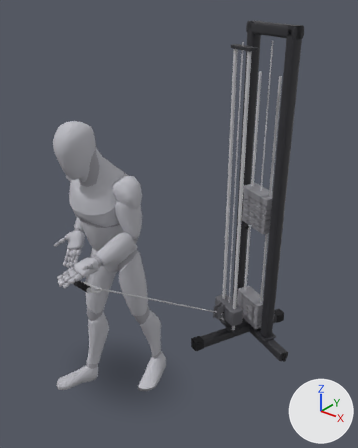
The glTF model app/src/main/assets/mannequins/bayesian_cable_curl.glb, before and after one commit.
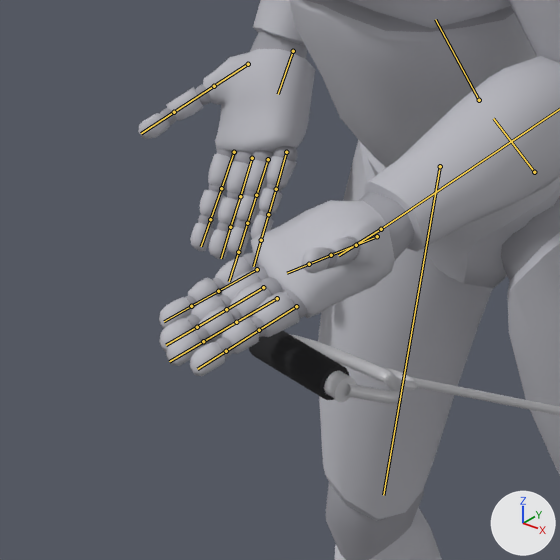
Each version is shown whole from a 50 mm camera at (1.92, -1.81, 2.39) aimed at (0.19, 0.35, 1.05), then close up on the part from 8% to 36% of the width and 50% to 72% of the height. The lights are fixed; the arrows at lower right show +X, +Y and +Z. The first two pictures are the older version. Both versions are drawn at frame 9 of the action 'lowering'; the numbers are the values there. The bones that change, and the others that lie on the model, are drawn over the model as lines in the close-ups.

Objects in the first close-up: 'body', 'body_1', 'cable_column_0', 'cable_handle_l_0', 'cable_handle_l_1', 'cable_handle_l_2' and 1 more.
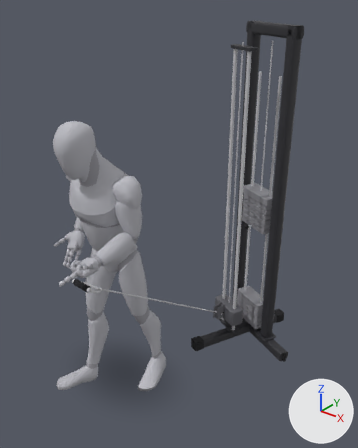
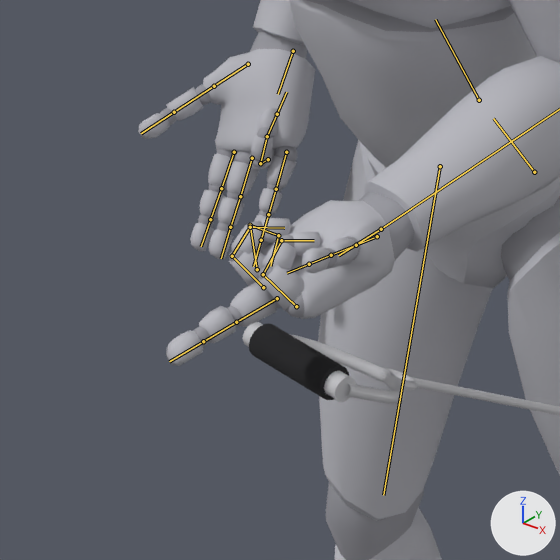
Location of each change, [x1, y1, x2, y2] in pixels of the close-ups (560 x 560 px):
'body', posed
    both: [138, 0, 560, 560]
'body_1', posed
    both: [160, 0, 560, 560]
bone 'index_01_l', root to tip
    before: (296, 306) to (259, 330)
    after: (296, 306) to (263, 274)
bone 'index_02_l', root to tip
    before: (259, 330) to (226, 351)
    after: (263, 274) to (281, 240)
bone 'index_03_l', root to tip
    before: (226, 351) to (197, 369)
    after: (281, 240) to (314, 240)
bone 'pinky_01_l', root to tip
    before: (257, 269) to (218, 291)
    after: (257, 269) to (250, 225)
bone 'pinky_02_l', root to tip
    before: (218, 291) to (191, 306)
    after: (250, 225) to (278, 235)
bone 'pinky_03_l', root to tip
    before: (191, 306) to (164, 321)
    after: (278, 235) to (270, 266)
bone 'ring_01_l', root to tip
    before: (263, 287) to (226, 309)
    after: (263, 287) to (232, 256)
bone 'ring_02_l', root to tip
    before: (226, 309) to (197, 327)
    after: (232, 256) to (250, 227)
bone 'ring_03_l', root to tip
    before: (197, 327) to (166, 345)
    after: (250, 227) to (284, 228)
bone 'ring_01_r', root to tip
    before: (268, 159) to (256, 195)
    after: (268, 159) to (260, 163)
bone 'ring_02_r', root to tip
    before: (256, 195) to (247, 223)
    after: (260, 163) to (267, 136)
bone 'ring_03_r', root to tip
    before: (247, 223) to (238, 252)
    after: (267, 136) to (277, 114)

The edits, one by one:
Bone 'index_01_l' (bone_index_01_l) turns from (0, 0, 0) to (56, 20, -36) degrees about its own x, y and z.
Bone 'index_02_l' (bone_index_02_l) turns from (0, 0, 0) to (60, 22, -38) degrees about its own x, y and z.
Bone 'index_03_l' (bone_index_03_l) turns from (0, 0, 0) to (45, 13, -30) degrees about its own x, y and z.
Bone 'pinky_01_l' (bone_pinky_01_l) turns from (0, 0, 0) to (83, 39, -44) degrees about its own x, y and z.
Bone 'pinky_02_l' (bone_pinky_02_l) turns from (0, 0, 0) to (89, 44, -45) degrees about its own x, y and z.
Bone 'pinky_03_l' (bone_pinky_03_l) turns from (0, 0, 0) to (66, 26, -40) degrees about its own x, y and z.
Bone 'ring_01_l' (bone_ring_01_l) turns from (0, 0, 0) to (56, 20, -36) degrees about its own x, y and z.
Bone 'ring_02_l' (bone_ring_02_l) turns from (0, 0, 0) to (60, 22, -38) degrees about its own x, y and z.
Bone 'ring_03_l' (bone_ring_03_l) turns from (0, 0, 0) to (45, 13, -30) degrees about its own x, y and z.
Bone 'ring_01_r' (bone_ring_01_r) turns from (0, 0, 0) to (56, -20, 36) degrees about its own x, y and z.
Bone 'ring_02_r' (bone_ring_02_r) turns from (0, 0, 0) to (60, -22, 38) degrees about its own x, y and z.
Bone 'ring_03_r' (bone_ring_03_r) turns from (0, 0, 0) to (45, -13, 30) degrees about its own x, y and z.
